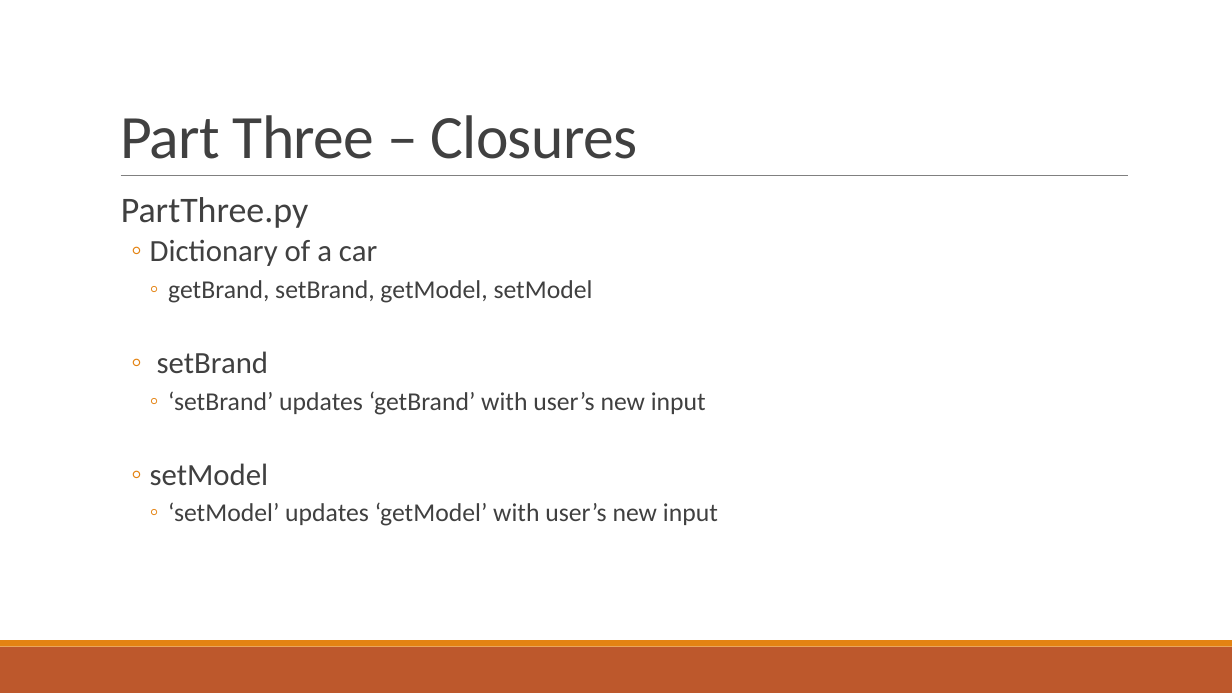
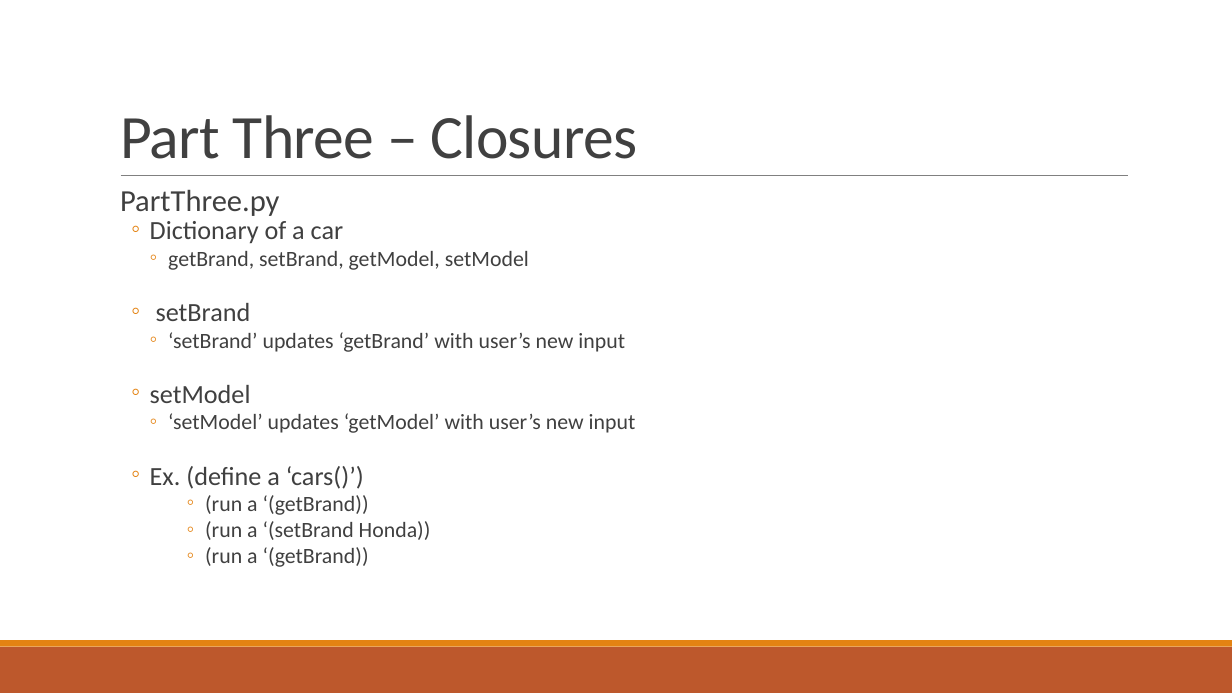
Before and after one commit to ericnam/PLFinalProject, a slide deck: slide 3 of PL-Final-Project.pptx. Drawn at 1232x693 pixels with LibreOffice and Linux fonts; fonts in the diff are those of the drawing. Boxes give left, top, right and bottom in pixels: in the first picture for what was removed or moved away, otherwise in the second. Text is boxed around its words. In the diff, an @@ line names an element or a change of style, - is before the commit and + after.

```diff
--- a/PL-Final-Project.pptx
+++ b/PL-Final-Project.pptx
@@ text at [120,189,636,433]: size 28 to 23.8 pt in "PartThree.py"; size 24 to 20.4 pt in "Dictionary of a car", "setBrand", "setModel"; size 20 to 17 pt in "getBrand, setBrand, getModel, setModel", "‘setBrand’ updates ‘getBrand’ with user’s new input", "‘setModel’ updates ‘getModel’ with user’s new input"; line spacing 0.9 to 0.7 @@
@@ text at [150,466,431,567]: paragraphs added @@
+  ◦ Ex. (define a ‘cars()’)
+        ◦ (run a ‘(getBrand))
+        ◦ (run a ‘(setBrand Honda))
+        ◦ (run a ‘(getBrand))
```
Also in this commit, not shown: 3 other slides changed, 1 other file.
